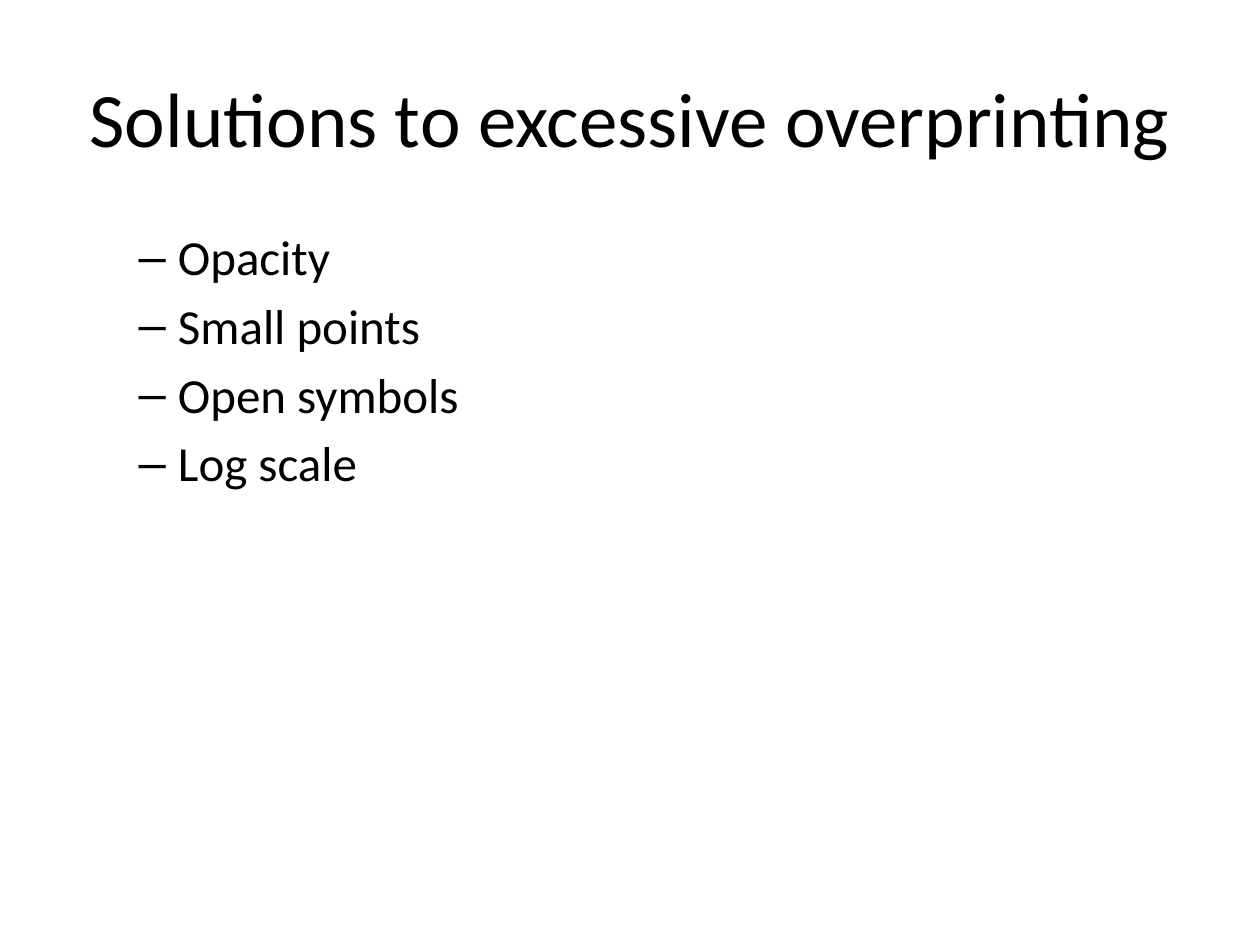
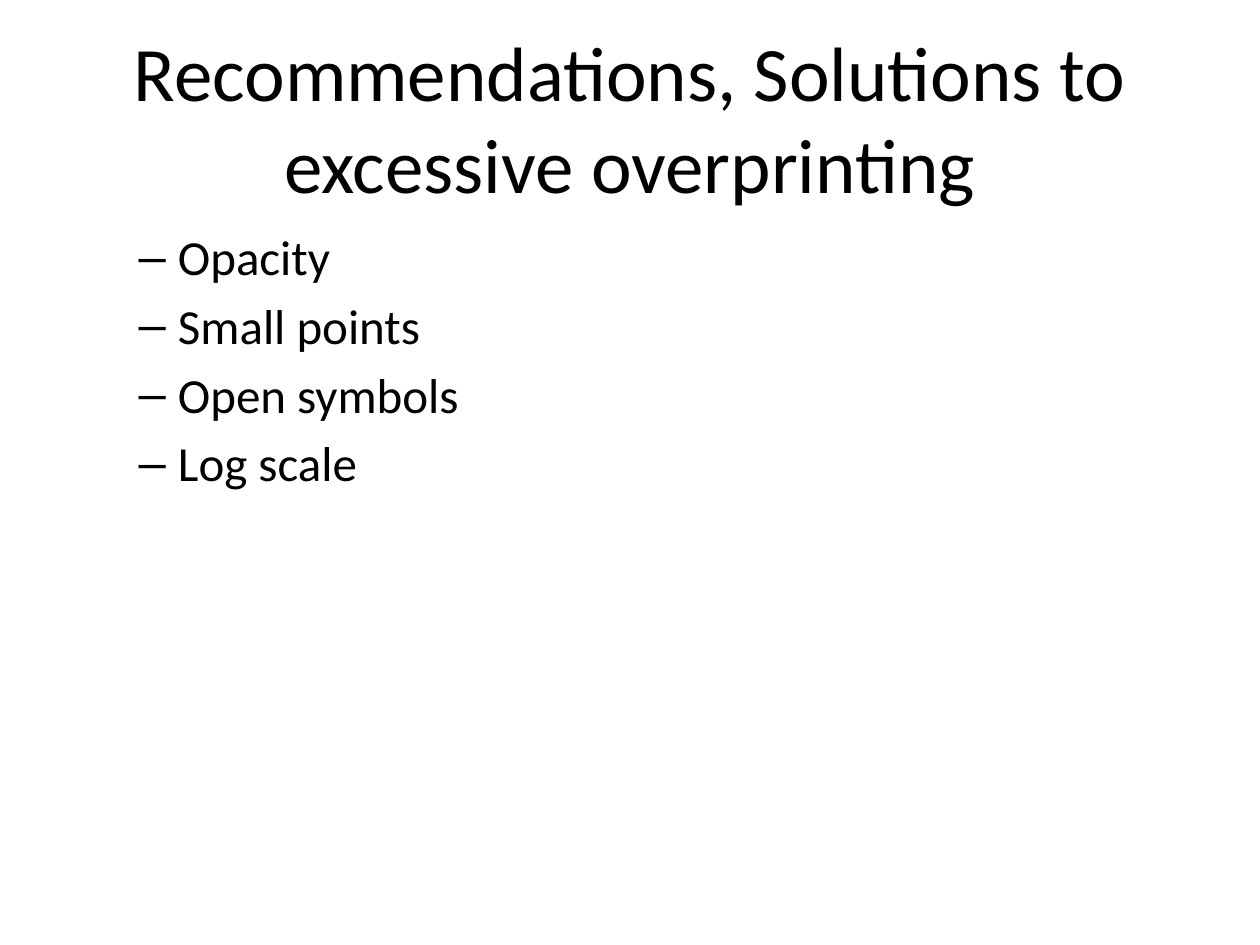
Before and after one commit to pmean/data-visualization, a slide deck: slide 3 of data-viz-01/component/recommendations.pptx (slide 2 before the commit). Drawn at 1260x945 pixels with LibreOffice and Linux fonts; fonts in the diff are those of the drawing. Boxes give left, top, right and bottom in pixels: in the first picture for what was removed or moved away, otherwise in the second. Text is boxed around its words. In the diff, an @@ line names an element or a change of style, - is before the commit and + after.

```diff
--- a/data-viz-01/component/recommendations.pptx
+++ b/data-viz-01/component/recommendations.pptx
@@ title at box(134, 47, 1125, 207): text changed @@
-Solutions to excessive overprinting
+Recommendations, Solutions to excessive overprinting
```
Also in this commit, not shown: 8 other slides changed, 2 slides added, 28 other files.
